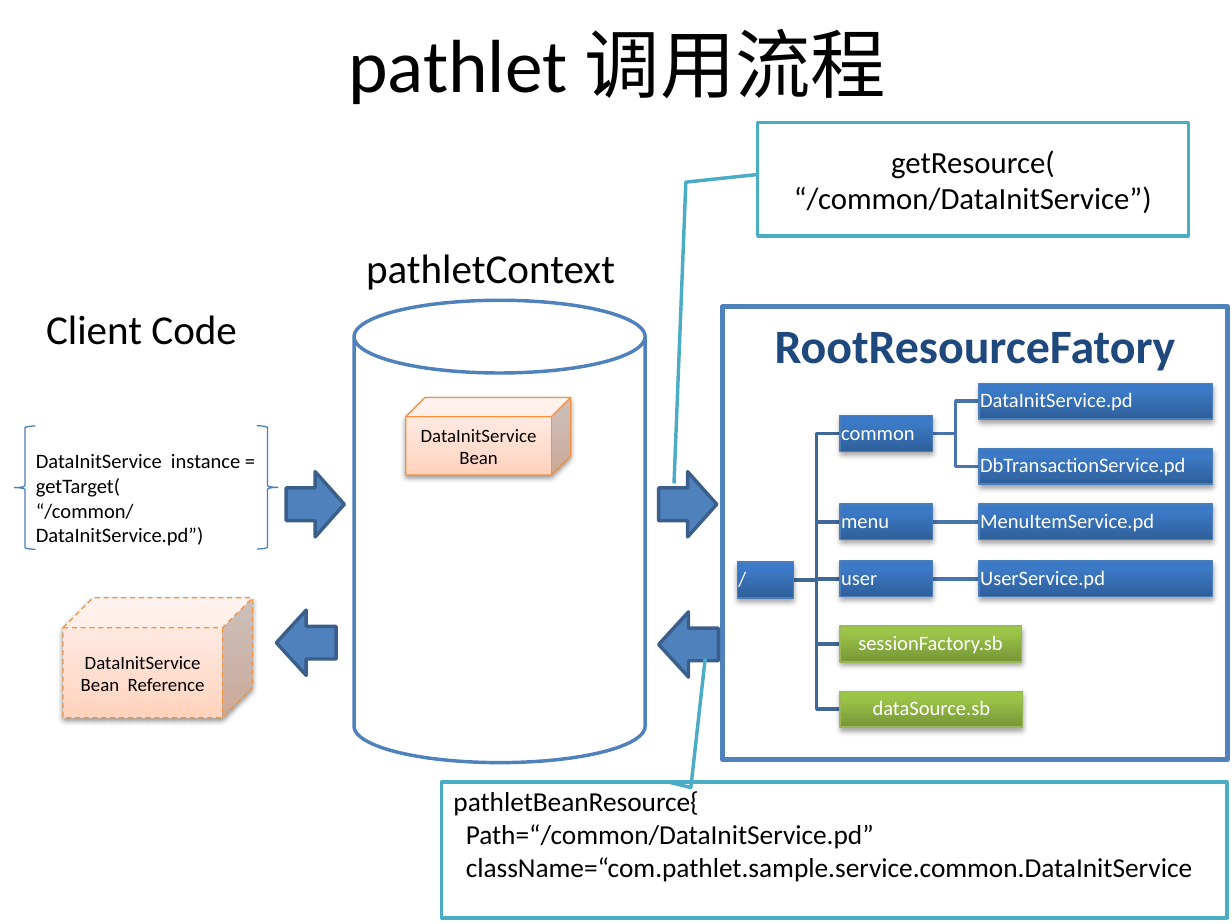
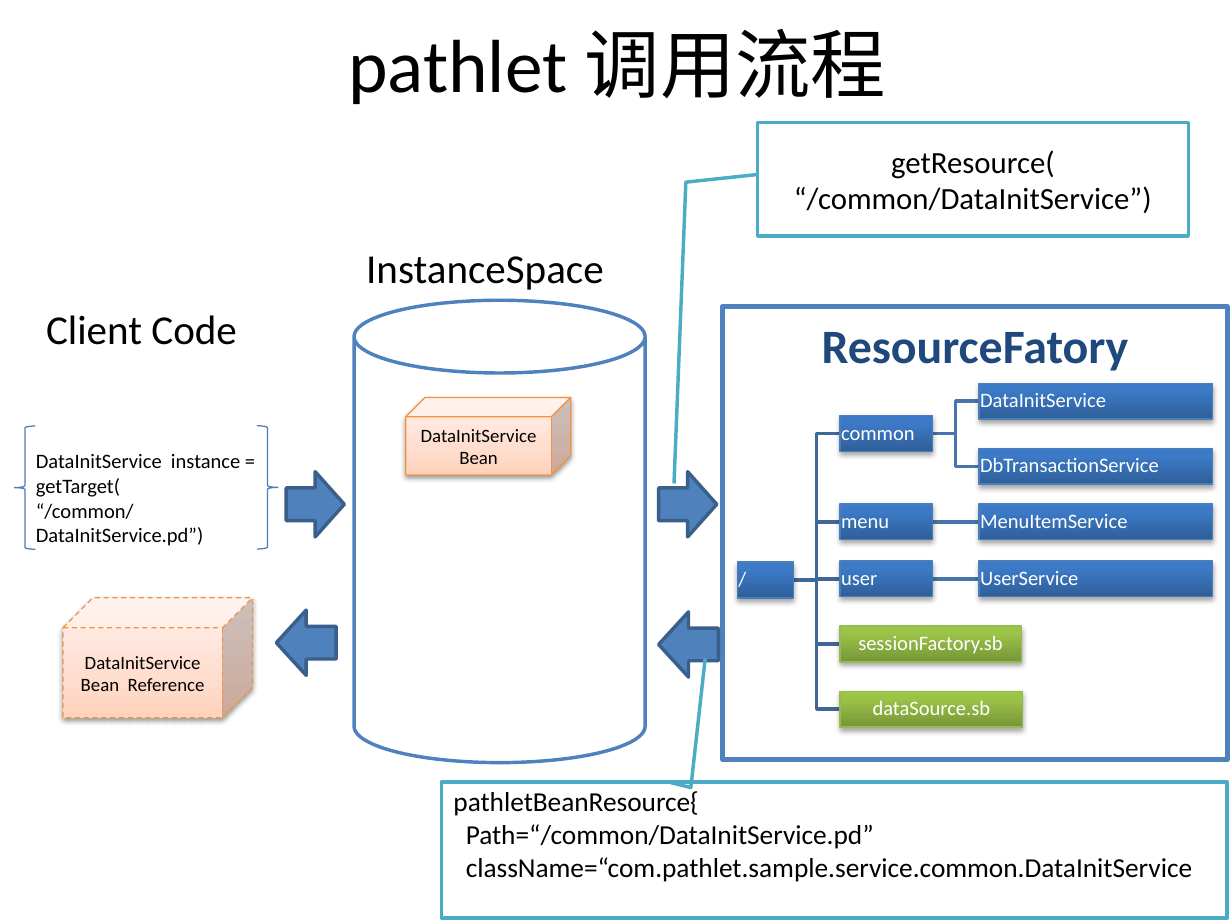
Before and after one commit to zhangclong/pathlet, a slide deck: slide 8 of docs/Pathlet 设计简介.pptx (slide 7 before the commit). Drawn at 1232x924 pixels with LibreOffice and Linux fonts; fonts in the diff are those of the drawing. Boxes give left, top, right and bottom in pixels: in the first picture for what was removed or moved away, otherwise in the second. Text is boxed around its words. In the diff, an @@ line names an element or a change of style, - is before the commit and + after.

Commit message:
1. Revised the Pathlet guide. 2. Modified the core test code

```diff
--- a/docs/Pathlet 设计简介.pptx
+++ b/docs/Pathlet 设计简介.pptx
@@ text at bbox=[366, 256, 604, 290]: text changed @@
-pathletContext
+InstanceSpace
@@ text in rectangle at bbox=[822, 332, 1129, 371]: text changed @@
-RootResourceFatory
+ResourceFatory
@@ text at bbox=[980, 393, 1106, 407]: text changed @@
-DataInitService.pd
+DataInitService
@@ text at bbox=[980, 457, 1159, 472]: text changed @@
-DbTransactionService.pd
+DbTransactionService
@@ text at bbox=[980, 514, 1127, 528]: text changed @@
-MenuItemService.pd
+MenuItemService
@@ text at bbox=[980, 571, 1078, 585]: text changed @@
-UserService.pd
+UserService
```
Also in this commit, not shown: 3 other slides changed, 3 slides added, 1 slide removed, 39 other files.
